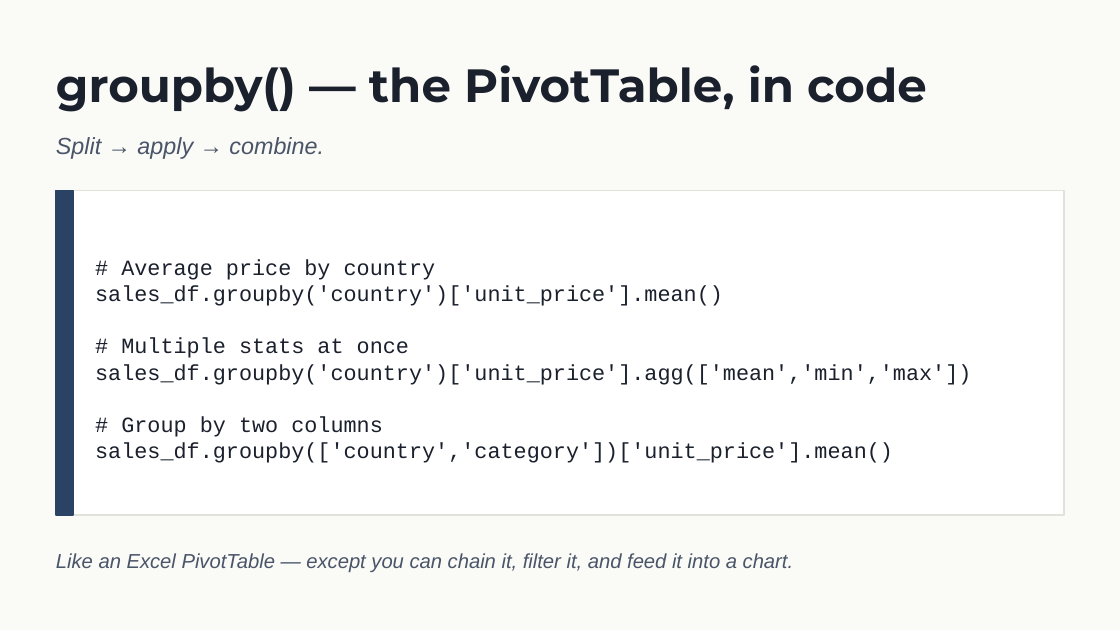
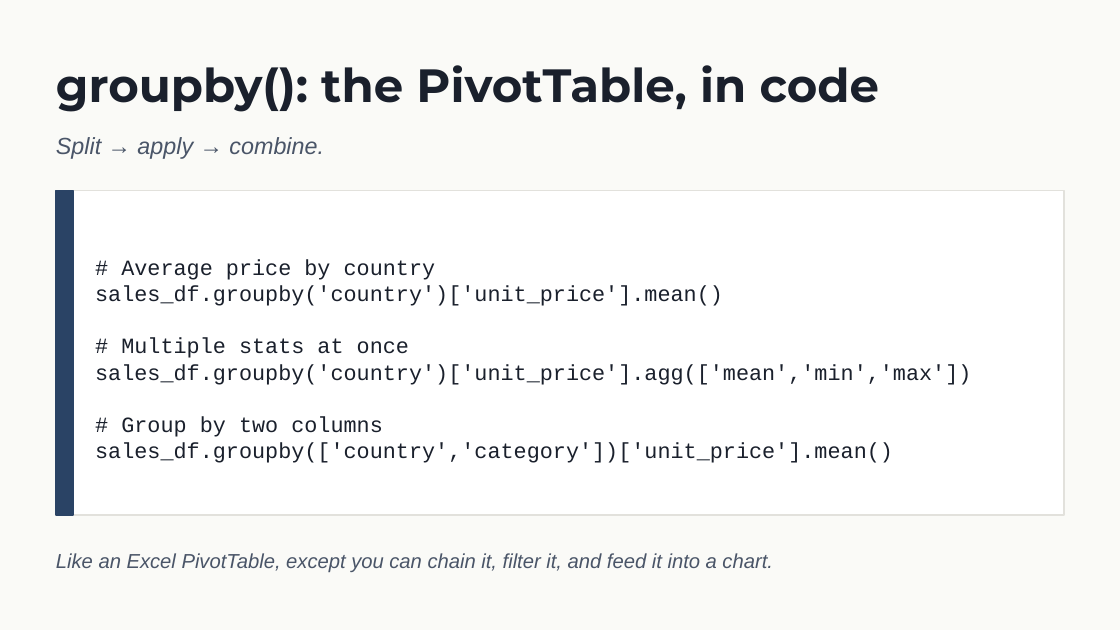
Before and after one commit to stringfestdata/python-in-excel-your-first-hour, a slide deck: slide 16 of python-in-excel-first-hour-deck.pptx. Drawn at 1120x630 pixels with LibreOffice and Linux fonts; fonts in the diff are those of the drawing. Boxes give left, top, right and bottom in pixels: in the first picture for what was removed or moved away, otherwise in the second. Text is boxed around its words. In the diff, an @@ line names an element or a change of style, - is before the commit and + after.

```diff
--- a/python-in-excel-first-hour-deck.pptx
+++ b/python-in-excel-first-hour-deck.pptx
@@ text at (56,65,880,112): text changed @@
-groupby() — the PivotTable, in code
+groupby(): the PivotTable, in code
@@ text at (56,553,772,572): text changed @@
-Like an Excel PivotTable — except you can chain it, filter it, and feed it into a chart.
+Like an Excel PivotTable, except you can chain it, filter it, and feed it into a chart.
```
Also in this commit, not shown: 14 other slides changed, 2 other files.
